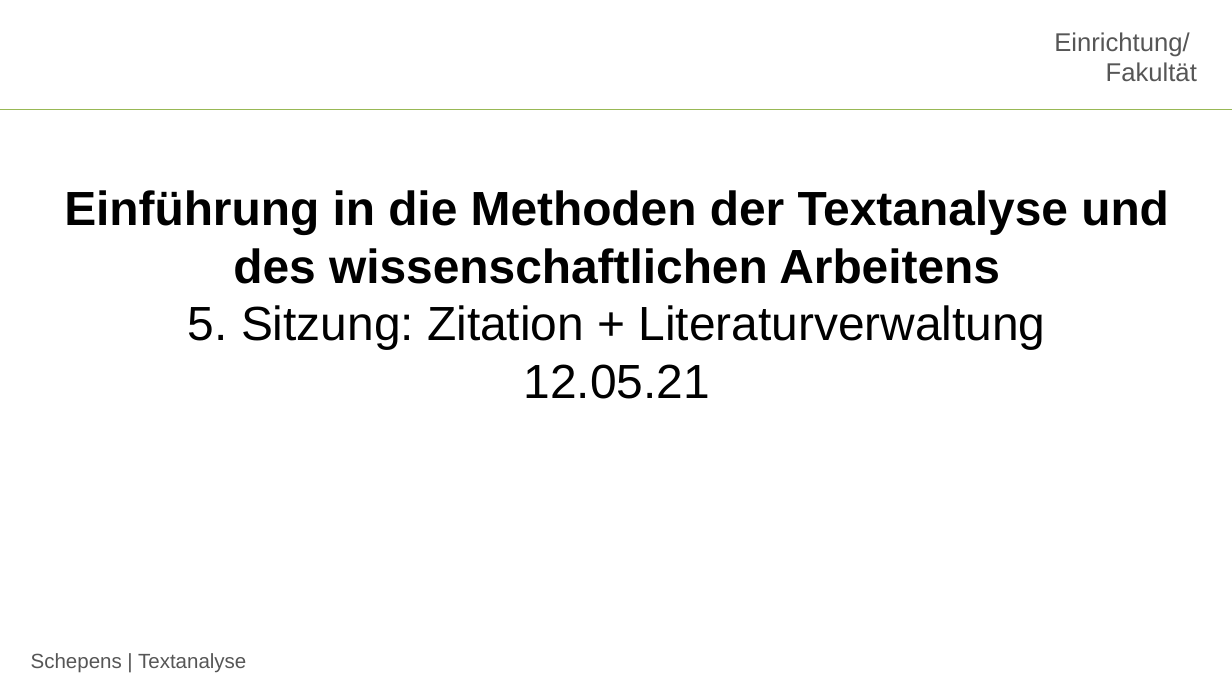
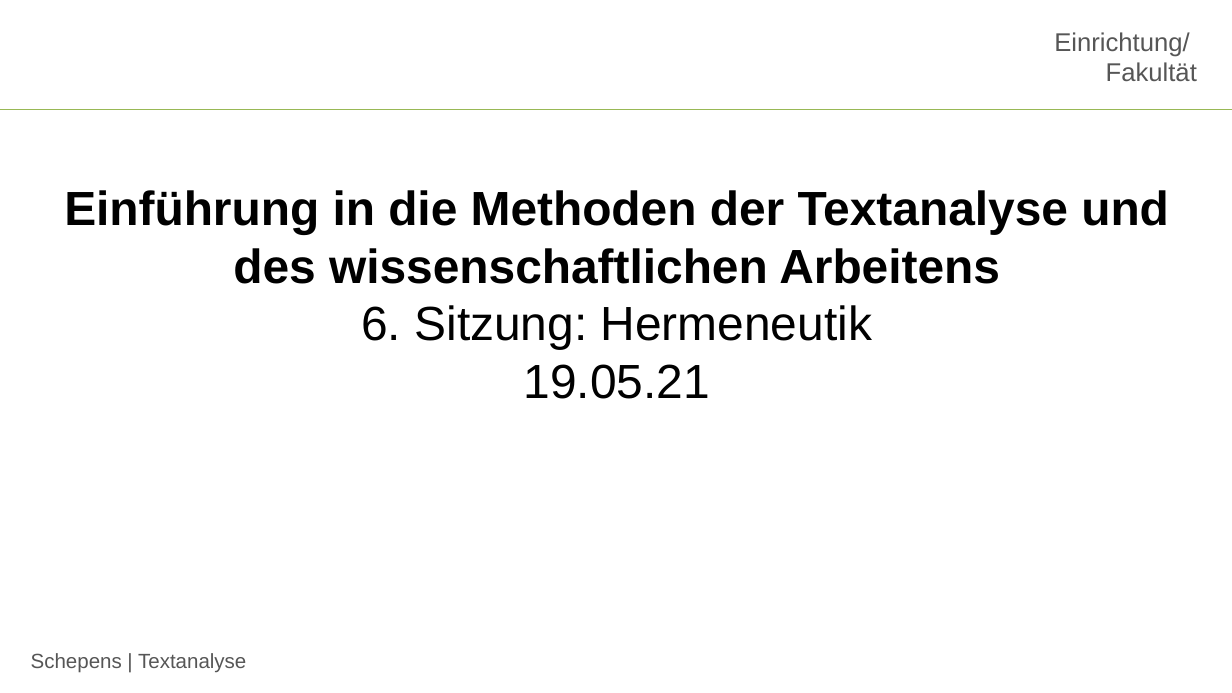
Before and after one commit to jobschepens/Textanalyse, a slide deck: slide 1 of folien/week5.pptx. Drawn at 1232x693 pixels with LibreOffice and Linux fonts; fonts in the diff are those of the drawing; background and template pictures are left out. Boxes give left, top, right and bottom in pixels: in the first picture for what was removed or moved away, otherwise in the second. Text is boxed around its words. In the diff, an @@ line names an element or a change of style, - is before the commit and + after.

```diff
--- a/folien/week5.pptx
+++ b/folien/week5.pptx
@@ text at [361, 305, 872, 399]: text changed @@
-5. Sitzung: Zitation + Literaturverwaltung
-12.05.21
+6. Sitzung: Hermeneutik
+19.05.21
```
Also in this commit, not shown: 3 other slides changed, 20 slides added, 11 slides removed, 1 other file.
